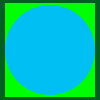
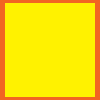
Layer changes from the first 100×100 image to the second:
hid "Ellipse 1" over [5,5,95,95]
painted on "Rectangle 2" over [5,3,95,97]
painted on "Rectangle 1" over [0,0,100,100]
